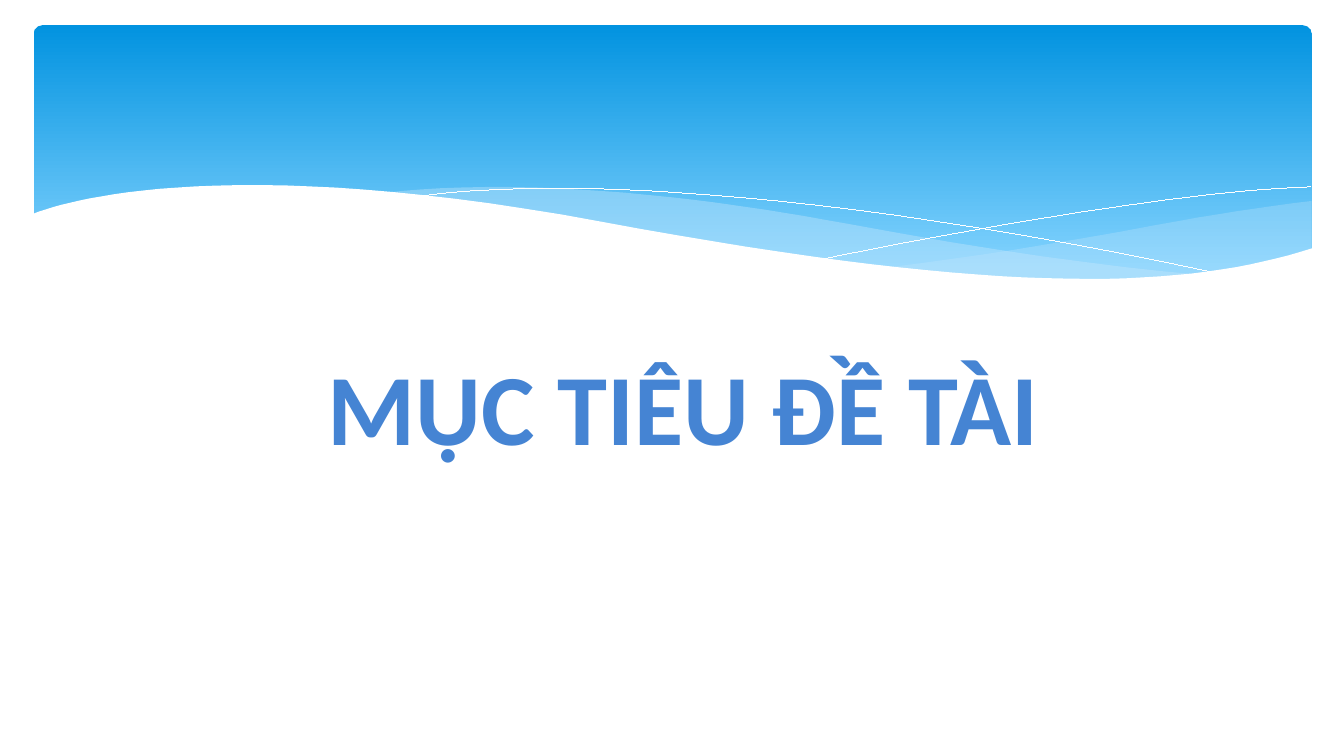
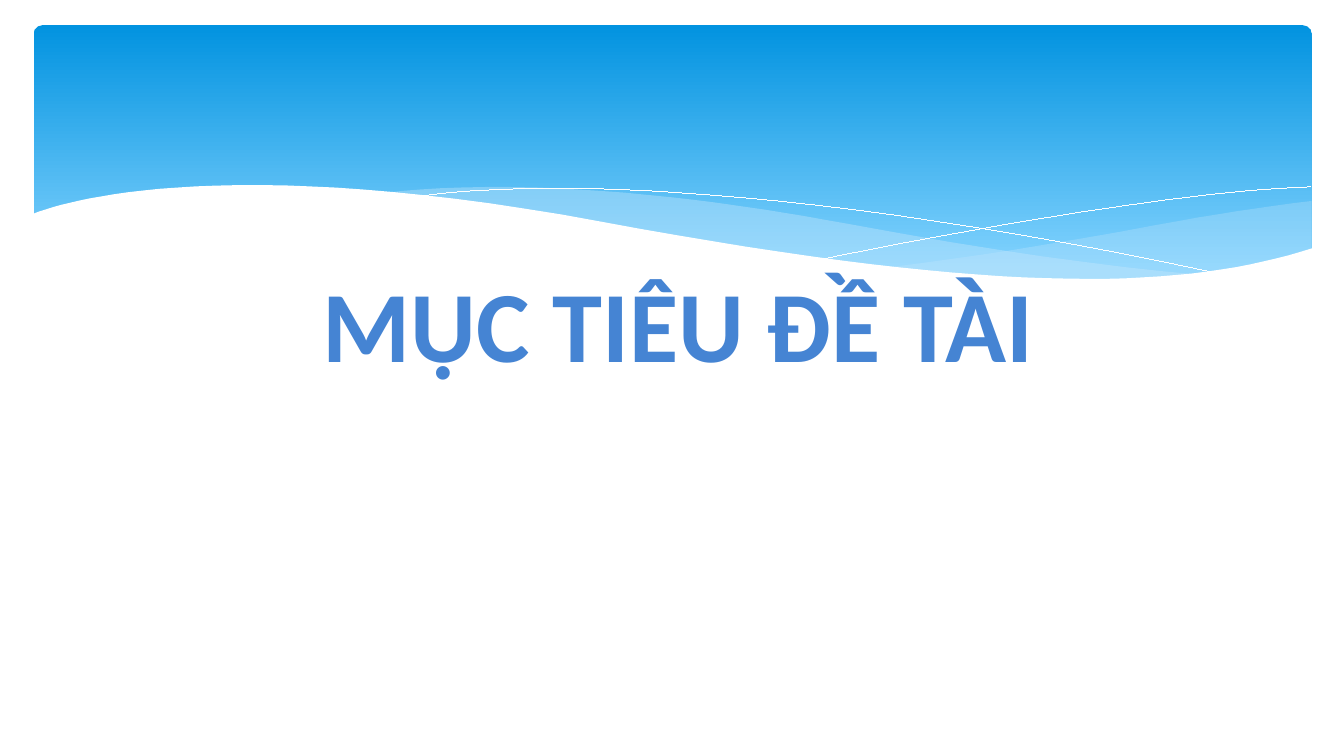
Before and after one commit to quoctrungdh/TaxiApp, a slide deck: slide 7 of BaoCao.pptx. Drawn at 1344x756 pixels with LibreOffice and Linux fonts; fonts in the diff are those of the drawing. Boxes give left, top, right and bottom in pixels: in the first picture for what was removed or moved away, otherwise in the second. Text is boxed around its words. In the diff, an @@ line names an element or a change of style, - is before the commit and + after.

Commit message:
UPDATE

```diff
--- a/BaoCao.pptx
+++ b/BaoCao.pptx
@@ title "MỤC TIÊU ĐỀ TÀI": place and size @@
-title "MỤC TIÊU ĐỀ TÀI" at (328, 361, 1038, 463)
+title "MỤC TIÊU ĐỀ TÀI" at (323, 279, 1033, 380)
```
Also in this commit, not shown: 2 other slides changed.
